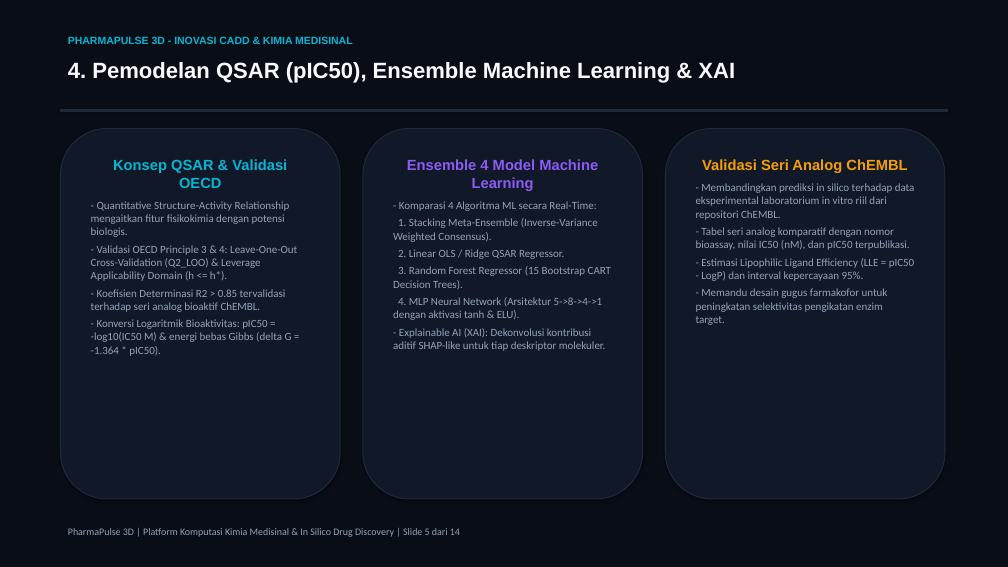
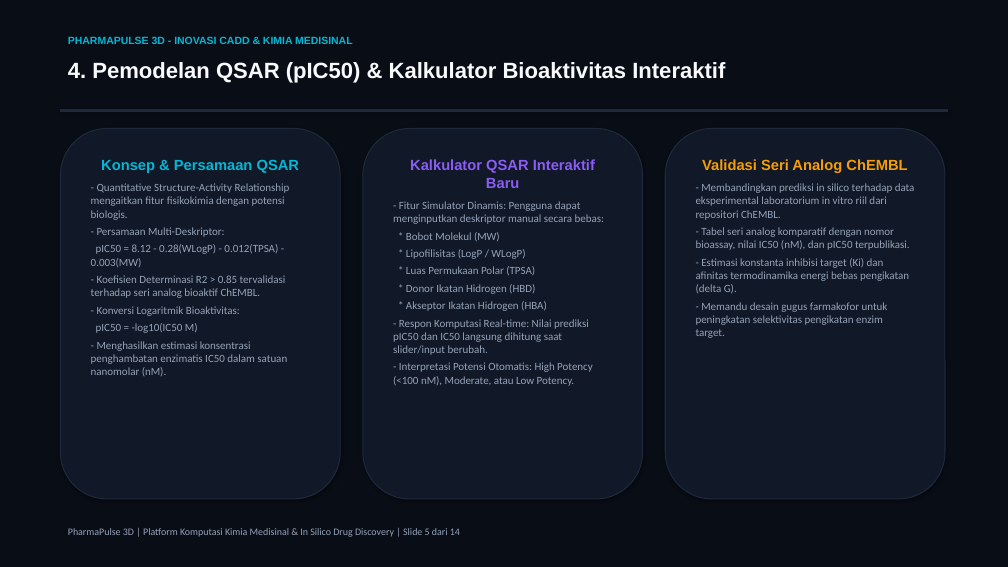
Before and after one commit to novarani1511/pharmapulse-3d, a slide deck: slide 5 of Presentasi_PharmaPulse_3D.pptx. Drawn at 1008x567 pixels with LibreOffice and Linux fonts; fonts in the diff are those of the drawing. Boxes give left, top, right and bottom in pixels: in the first picture for what was removed or moved away, otherwise in the second. Text is boxed around its words. In the diff, an @@ line names an element or a change of style, - is before the commit and + after.

```diff
--- a/Presentasi_PharmaPulse_3D.pptx
+++ b/Presentasi_PharmaPulse_3D.pptx
@@ text at [68,62,725,83]: text changed @@
-4. Pemodelan QSAR (pIC50), Ensemble Machine Learning & XAI
+4. Pemodelan QSAR (pIC50) & Kalkulator Bioaktivitas Interaktif
@@ text in rounded rectangle at [101,160,300,173]: text changed @@
-Konsep QSAR & Validasi OECD
+Konsep & Persamaan QSAR
@@ text in rounded rectangle at [393,159,604,386]: text changed @@
-Ensemble 4 Model Machine Learning
-- Komparasi 4 Algoritma ML secara Real-Time:
-1. Stacking Meta-Ensemble (Inverse-Variance Weighted Consensus).
-2. Linear OLS / Ridge QSAR Regressor.
-3. Random Forest Regressor (15 Bootstrap CART Decision Trees).
-4. MLP Neural Network (Arsitektur 5->8->4->1 dengan aktivasi tanh & ELU).
-- Explainable AI (XAI): Dekonvolusi kontribusi aditif SHAP-like untuk tiap deskriptor molekuler.
+Kalkulator QSAR Interaktif Baru
+- Fitur Simulator Dinamis: Pengguna dapat menginputkan deskriptor manual secara bebas:
+* Bobot Molekul (MW)
+* Lipofilisitas (LogP / WLogP)
+* Luas Permukaan Polar (TPSA)
+* Donor Ikatan Hidrogen (HBD)
+* Akseptor Ikatan Hidrogen (HBA)
+- Respon Komputasi Real-time: Nilai prediksi pIC50 dan IC50 langsung dihitung saat slider/input berubah.
+- Interpretasi Potensi Otomatis: High Potency (<100 nM), Moderate, atau Low Potency.
@@ text in rounded rectangle at [91,227,278,267]: text changed @@
-- Validasi OECD Principle 3 & 4: Leave-One-Out Cross-Validation (Q2_LOO) & Leverage Applicability Domain (h <= h*).
+- Persamaan Multi-Deskriptor:
+pIC50 = 8.12 - 0.28(WLogP) - 0.012(TPSA) - 0.003(MW)
@@ text in rounded rectangle at [696,258,909,293]: text changed @@
-- Estimasi Lipophilic Ligand Efficiency (LLE = pIC50 - LogP) dan interval kepercayaan 95%.
+- Estimasi konstanta inhibisi target (Ki) dan afinitas termodinamika energi bebas pengikatan (delta G).
@@ text in rounded rectangle at [91,306,287,376]: text changed @@
-- Konversi Logaritmik Bioaktivitas: pIC50 = -log10(IC50 M) & energi bebas Gibbs (delta G = -1.364 * pIC50).
+- Konversi Logaritmik Bioaktivitas:
+pIC50 = -log10(IC50 M)
+- Menghasilkan estimasi konsentrasi penghambatan enzimatis IC50 dalam satuan nanomolar (nM).
```
Also in this commit, not shown: 1 other file.
